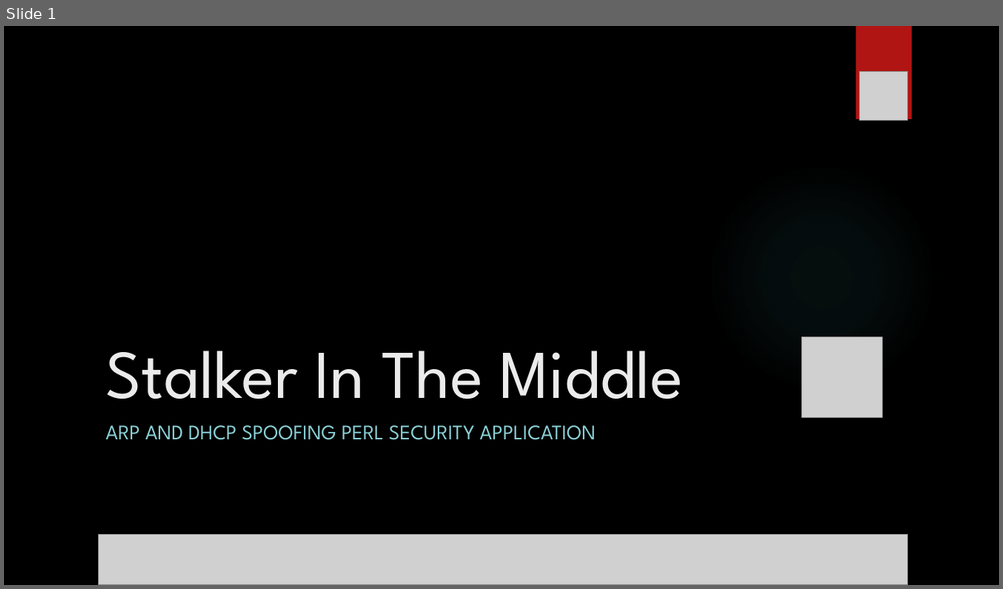
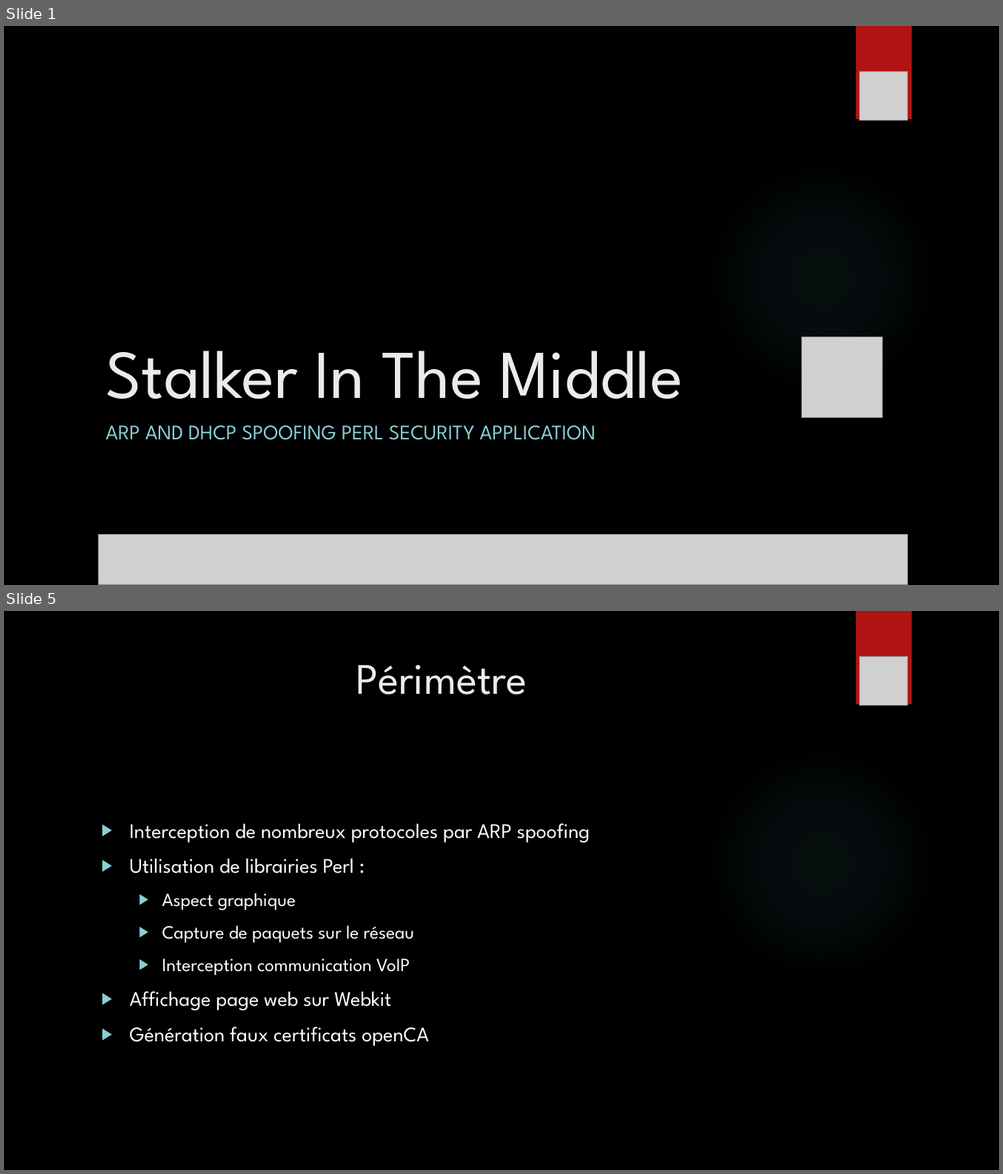
Before and after one commit to Inpeel/SITM, a slide deck: Avant-Projet/Stalker In The Middle.pptx. Shown one above the other, each under a label of ours: slide 1 before the commit, slides 1 and 5 after it; the slides between them are not shown. The pictures are 1003x589 and 1003x1174 pixels, drawn with LibreOffice and Linux fonts; fonts in the diff are those of the drawing; grey boxes stand for pictures; background and template pictures are left out. Boxes give left, top, right and bottom in pixels: in the first picture for what was removed or moved away, otherwise in the second. Text is boxed around its words. In the diff, an @@ line names an element or a change of style, - is before the commit and + after.

```diff
--- a/Avant-Projet/Stalker In The Middle.pptx
+++ b/Avant-Projet/Stalker In The Middle.pptx
@@ slide 5 added at bbox=[4, 611, 999, 1170], background picture (left out); not listed: 2 template elements that a slide beside it also shows @@
@@ title added at bbox=[356, 665, 526, 695], 42 pt, text #EBEBEB @@
+Périmètre
@@ picture added at bbox=[859, 657, 908, 705] @@
@@ text added at bbox=[130, 823, 589, 1046], 20 pt, text #FFFFFF @@
+▶ Interception de nombreux protocoles par ARP spoofing
+▶ Utilisation de librairies Perl :
+  ▶ Aspect graphique
+  ▶ Capture de paquets sur le réseau
+  ▶ Interception communication VoIP
+▶ Affichage page web sur Webkit
+▶ Génération faux certificats openCA
```
Also in this commit, not shown: 3 slides changed, 14 other slides added, 5 slides removed, 1 other file.
